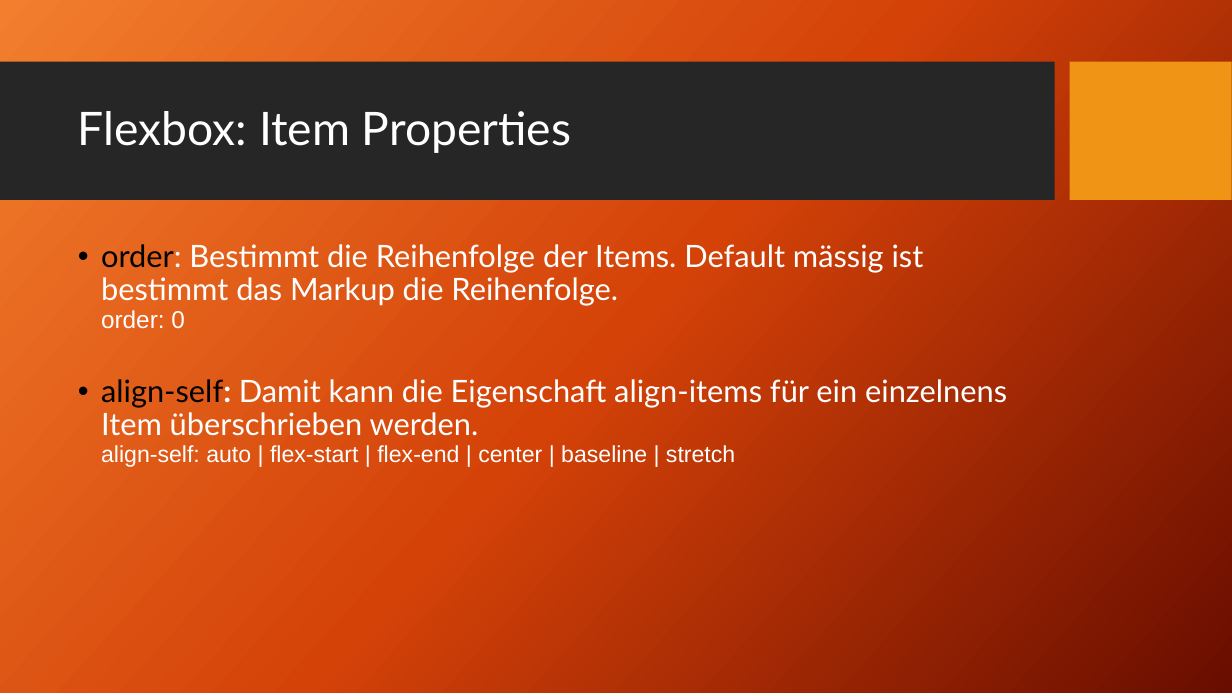
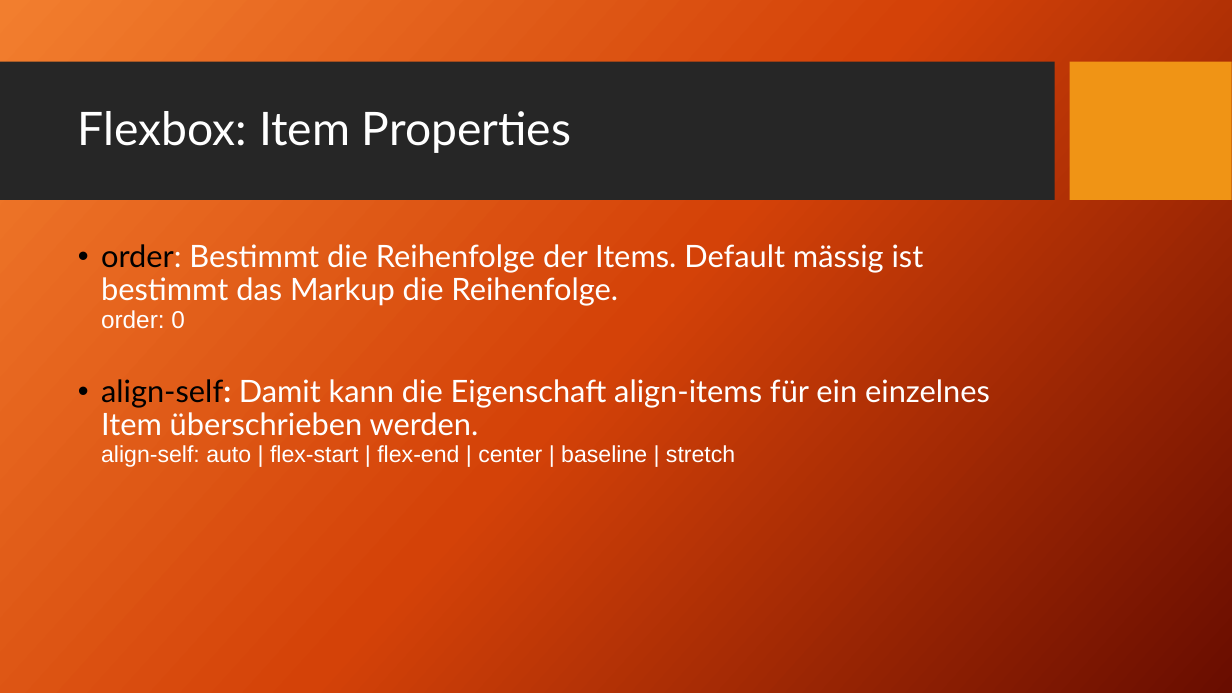
Before and after one commit to TomFrey/htmlCssBasicUebungen, a slide deck: slide 73 of html Schulung.pptx. Drawn at 1232x693 pixels with LibreOffice and Linux fonts; fonts in the diff are those of the drawing; background and template pictures are left out. Boxes give left, top, right and bottom in pixels: in the first picture for what was removed or moved away, otherwise in the second. Text is boxed around its words. In the diff, an @@ line names an element or a change of style, - is before the commit and + after.

```diff
--- a/html Schulung.pptx
+++ b/html Schulung.pptx
@@ text at [101, 379, 990, 467]: text changed @@
-• align-self: Damit kann die Eigenschaft align-items für ein einzelnens Item überschrieben werden.
-  align-self: auto | flex-start | flex-end | center | baseline | stretch
+• align-self: Damit kann die Eigenschaft align-items für ein einzelnes Item überschrieben werden.
+  align-self: auto | flex-start | flex-end | center | baseline | stretch
```
Also in this commit, not shown: 2 other slides changed, 8 slides added, 3 slides removed.
